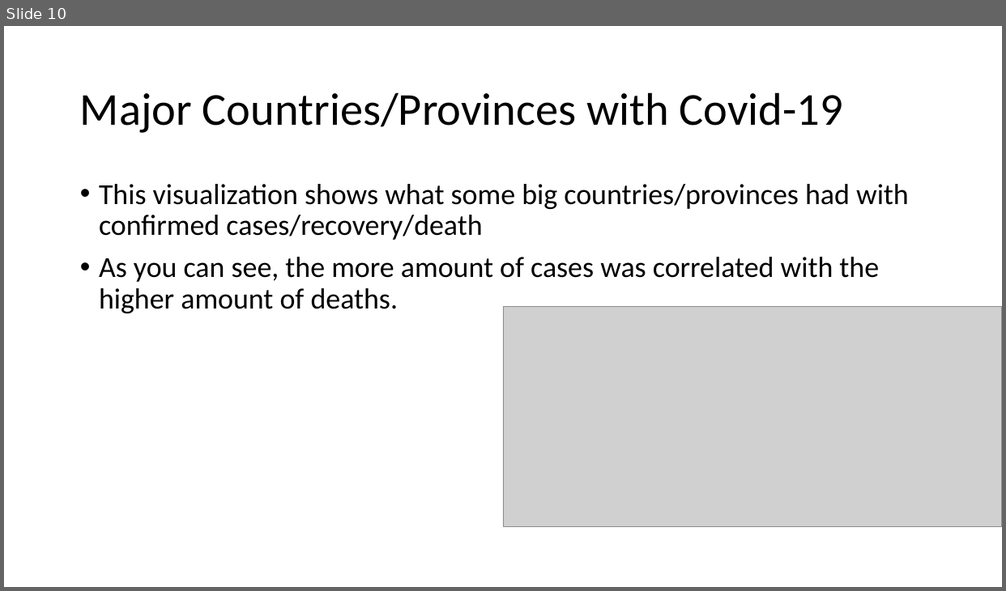
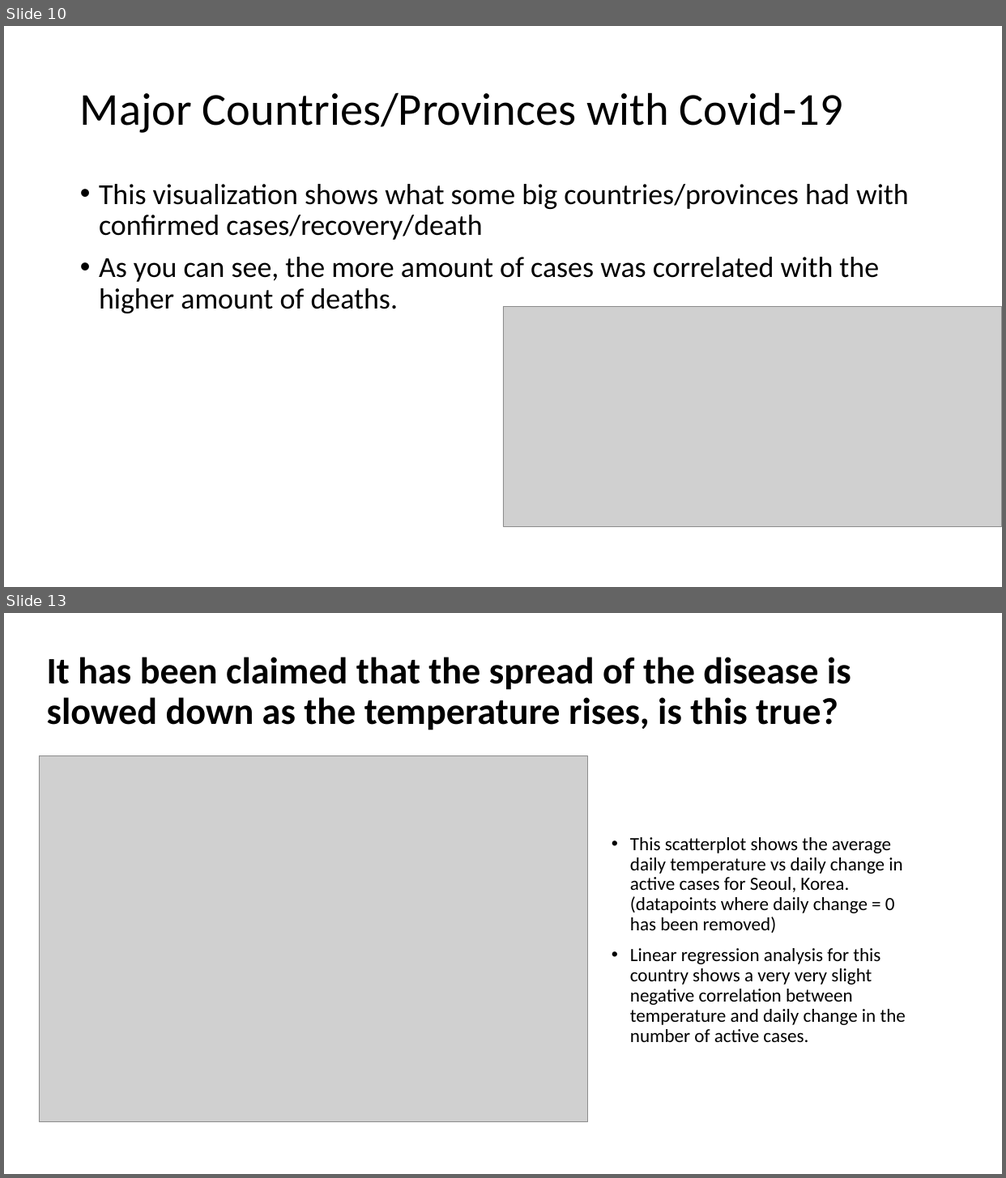
Before and after one commit to PhillipWangAust/Covid-19_Project1, a slide deck: Covid Project Final.pptx. Shown one above the other, each under a label of ours: slide 10 before the commit, slides 10 and 13 after it; the slides between them are not shown. The pictures are 1006x591 and 1006x1178 pixels, drawn with LibreOffice and Linux fonts; fonts in the diff are those of the drawing; grey boxes stand for pictures. Boxes give left, top, right and bottom in pixels: in the first picture for what was removed or moved away, otherwise in the second. Text is boxed around its words. In the diff, an @@ line names an element or a change of style, - is before the commit and + after.

Commit message:
adding more cities for Iktae's analysis

```diff
--- a/Covid Project Final.pptx
+++ b/Covid Project Final.pptx
@@ slide 13 added at bbox=[4, 613, 1002, 1174], background #FFFFFF @@
@@ title added at bbox=[47, 657, 851, 730], 36 pt, text #000000, bold @@
+It has been claimed that the spread of the disease is slowed down as the temperature rises, is this true?
@@ picture added at bbox=[39, 756, 588, 1122] @@
@@ text added at bbox=[630, 837, 906, 1042], 18 pt, text #000000 @@
+• This scatterplot shows the average daily temperature vs daily change in active cases for Seoul, Korea. (datapoints where daily change = 0 has been removed)
+• Linear regression analysis for this country shows a very very slight negative correlation between temperature and daily change in the number of active cases.
```
Also in this commit, not shown: 1 slide changed, 2 other slides added, 7 other files.
